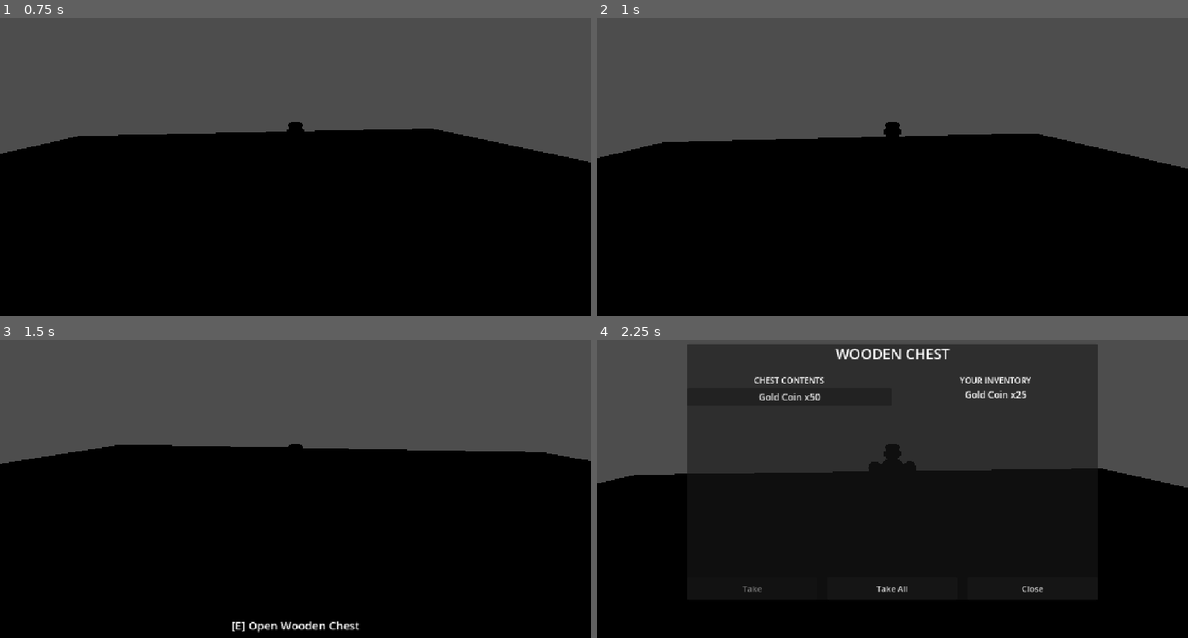
Above: before the commit, frames 1-4 (two rows, left to right).
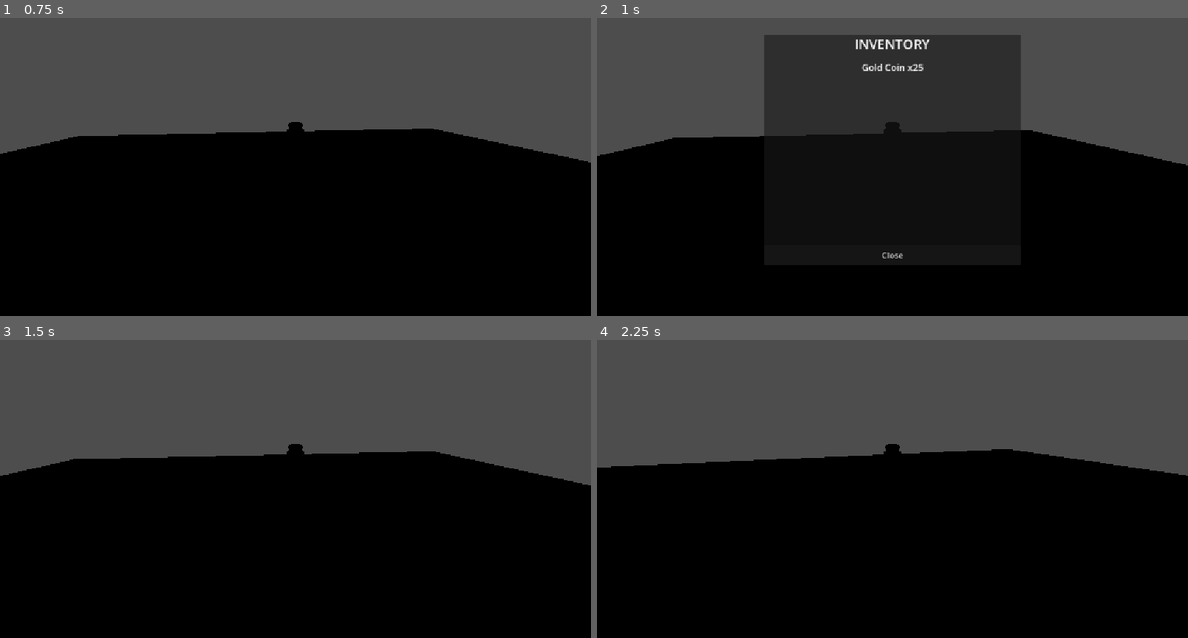
Above: after the commit, the same moments.

Repository: wallercody180505-lgtm/Black-Village
Game: Godot game, scene res://Scenes/world.tscn
Two runs of this game, one before a commit and one after it. Both use one fixed random seed, a clock stepped at 60 frames per second and the inputs below.
Inputs (mouse positions are in pixels of both pictures, inside the frame that each line leads up to):
- Up to frame 1 (0.75 s): tap Enter (ui_accept) at 0.5 s; move the mouse to (325, 149) at 0.52 s; hold W (move_forward) from 0.53 s (still down); tap E (interact) at 0.6 s
- Up to frame 2 (1 s): keep holding W (move_forward); tap Enter (ui_accept) at 0.77 s; tap I at 0.8 s
- Up to frame 3 (1.5 s): keep holding W (move_forward); move the mouse to (265, 474) at 1.27 s; tap I at 1.35 s
- Up to frame 4 (2.25 s): keep holding W (move_forward); tap Enter (ui_accept) at 1.52 s; tap E (interact) at 1.55, 2.1 s; move the mouse to (904, 465) at 2.02 s

Frame 1 is identical in both runs. In frame 2, 15% of the frame differs, in the area x 0-100%, y 5-81%; in frame 3, 3.7%; in frame 4, 30%, in the area x 0-100%, y 1-85%.

Commit message:
feat: add standalone player inventory interface

Diff:
--- a/Scenes/player.tscn
+++ b/Scenes/player.tscn
@@ -11,6 +11,7 @@
 [ext_resource type="PackedScene" uid="uid://dngs3x83b50y4" path="res://Scenes/loot_menu.tscn" id="9_f1ek2"]
 [ext_resource type="Resource" uid="uid://hd6btxqbiij5" path="res://Resources/Inventories/player_inventory.tres" id="10_gymyn"]
 [ext_resource type="Resource" uid="uid://dfyp8f0kunvh7" path="res://Resources/Inventories/wooden_chest_inventory.tres" id="11_pu2lt"]
+[ext_resource type="Script" uid="uid://cmyphil8mr0pq" path="res://Scripts/inventory_menu.gd" id="12_pu2lt"]
 
 [sub_resource type="CapsuleShape3D" id="CapsuleShape3D_dov0a"]
 radius = 0.4
@@ -1445,3 +1446,49 @@
 visible = false
 player_inventory = ExtResource("10_gymyn")
 chest_inventory = ExtResource("11_pu2lt")
+
+[node name="InventoryUI" type="CanvasLayer" parent="." unique_id=36077460]
+
+[node name="InventoryMenu" type="Control" parent="InventoryUI" unique_id=1233091812]
+layout_mode = 3
+anchors_preset = 15
+anchor_right = 1.0
+anchor_bottom = 1.0
+grow_horizontal = 2
+grow_vertical = 2
+script = ExtResource("12_pu2lt")
+player_inventory = ExtResource("10_gymyn")
+
+[node name="InventoryPanel" type="PanelContainer" parent="InventoryUI/InventoryMenu" unique_id=1895874231]
+custom_minimum_size = Vector2(500, 450)
+layout_mode = 1
+anchors_preset = 8
+anchor_left = 0.5
+anchor_top = 0.5
+anchor_right = 0.5
+anchor_bottom = 0.5
+offset_left = -250.0
+offset_top = -225.0
+offset_right = 250.0
+offset_bottom = 225.0
+grow_horizontal = 2
+grow_vertical = 2
+
+[node name="MainLayout" type="VBoxContainer" parent="InventoryUI/InventoryMenu/InventoryPanel" unique_id=1888037236]
+layout_mode = 2
+theme_override_constants/separation = 15
+
+[node name="InventoryTitle" type="Label" parent="InventoryUI/InventoryMenu/InventoryPanel/MainLayout" unique_id=737118252]
+layout_mode = 2
+theme_override_font_sizes/font_size = 26
+text = "INVENTORY"
+horizontal_alignment = 1
+
+[node name="ItemList" type="VBoxContainer" parent="InventoryUI/InventoryMenu/InventoryPanel/MainLayout" unique_id=976949098]
+layout_mode = 2
+size_flags_vertical = 3
+
+[node name="CloseButton" type="Button" parent="InventoryUI/InventoryMenu/InventoryPanel/MainLayout" unique_id=1151734831]
+custom_minimum_size = Vector2(0, 40)
+layout_mode = 2
+text = "Close"
--- /dev/null
+++ b/Scripts/inventory_menu.gd
@@ -0,0 +1,79 @@
+
+extends Control
+
+@export var player_inventory: InventoryData
+
+@onready var item_list: VBoxContainer = $InventoryPanel/MainLayout/ItemList
+@onready var close_button: Button = $InventoryPanel/MainLayout/CloseButton
+
+
+func _ready() -> void:
+	process_mode = Node.PROCESS_MODE_ALWAYS
+
+	close_button.pressed.connect(close_menu)
+
+	hide()
+
+
+func open_menu() -> void:
+	refresh_inventory()
+
+	show()
+	Input.mouse_mode = Input.MOUSE_MODE_VISIBLE
+	get_tree().paused = true
+
+
+func close_menu() -> void:
+	hide()
+	get_tree().paused = false
+	Input.mouse_mode = Input.MOUSE_MODE_CAPTURED
+
+
+func _unhandled_key_input(event: InputEvent) -> void:
+	if not visible:
+		return
+
+	if event.pressed and not event.echo:
+		if event.keycode == KEY_ESCAPE or event.keycode == KEY_I:
+			close_menu()
+			get_viewport().set_input_as_handled()
+
+
+func refresh_inventory() -> void:
+	clear_item_list()
+
+	if player_inventory == null:
+		return
+
+	if player_inventory.is_empty():
+		var empty_label := Label.new()
+		empty_label.text = "Inventory Empty"
+		empty_label.horizontal_alignment = HORIZONTAL_ALIGNMENT_CENTER
+		empty_label.size_flags_horizontal = Control.SIZE_EXPAND_FILL
+		item_list.add_child(empty_label)
+		return
+
+	for i in range(player_inventory.items.size()):
+		if i >= player_inventory.quantities.size():
+			continue
+
+		var item: ItemData = player_inventory.items[i]
+
+		if item == null:
+			continue
+
+		var quantity: int = player_inventory.quantities[i]
+
+		var item_label := Label.new()
+		item_label.text = item.item_name + " x" + str(quantity)
+		item_label.horizontal_alignment = HORIZONTAL_ALIGNMENT_CENTER
+		item_label.size_flags_horizontal = Control.SIZE_EXPAND_FILL
+		item_label.add_theme_font_size_override("font_size", 18)
+
+		item_list.add_child(item_label)
+
+
+func clear_item_list() -> void:
+	for child in item_list.get_children():
+		item_list.remove_child(child)
+		child.queue_free()
--- a/Scripts/player.gd
+++ b/Scripts/player.gd
@@ -16,6 +16,7 @@
 @onready var interaction_ray: RayCast3D = $PlayerMesh/CharacterModel/InteractionRay
 @onready var interaction_prompt: Label = $InteractionUI/InteractionPrompt
 @onready var loot_menu: Control = $LootUI/LootMenu
+@onready var inventory_menu: Control = $InventoryUI/InventoryMenu
 
 var current_interactable: Node = null
 var connected_chests: Array[Node] = []
@@ -23,9 +24,11 @@
 
 func _ready() -> void:
 	Input.mouse_mode = Input.MOUSE_MODE_CAPTURED
+
 	interaction_ray.add_exception(self)
 	interaction_prompt.hide()
 	loot_menu.hide()
+	inventory_menu.hide()
 
 
 func _unhandled_input(event: InputEvent) -> void:
@@ -38,6 +41,12 @@
 			deg_to_rad(45)
 		)
 
+	if event is InputEventKey:
+		if event.pressed and not event.echo:
+			if event.keycode == KEY_I:
+				if not loot_menu.visible and not inventory_menu.visible:
+					open_inventory_menu()
+
 
 func _physics_process(delta: float) -> void:
 	if not is_on_floor():
@@ -47,11 +56,16 @@
 		velocity.y = JUMP_VELOCITY
 
 	var input_dir = Input.get_vector(
-		"move_left", "move_right", "move_forward", "move_backward"
+		"move_left",
+		"move_right",
+		"move_forward",
+        "move_backward"
 	)
 
 	var direction = camera_pivot.global_transform.basis * Vector3(
-		input_dir.x, 0, input_dir.y
+		input_dir.x,
+		0,
+		input_dir.y
 	)
 
 	direction.y = 0
@@ -113,6 +127,7 @@
 
 func update_interaction() -> void:
 	interaction_ray.force_raycast_update()
+
 	current_interactable = null
 
 	if interaction_ray.is_colliding():
@@ -155,3 +170,9 @@
 	interaction_prompt.hide()
 	velocity = Vector3.ZERO
 	loot_menu.open_menu()
+
+
+func open_inventory_menu() -> void:
+	interaction_prompt.hide()
+	velocity = Vector3.ZERO
+	inventory_menu.open_menu()
Not shown, added: Scripts/inventory_menu.gd.uid
